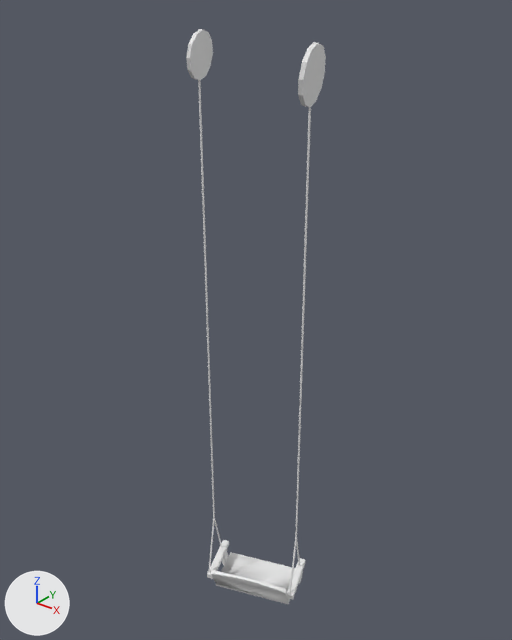
A saved change to the FBX model game/Assets/Art/Models/swing.fbx.
Both versions are drawn from a camera (50 mm lens) standing at (18.98, -4.29, 37.05) and looking at (11.79, 4.69, 31.48). The axes (+X, +Y, +Z) are drawn at lower left. The lights are the same throughout.

Names of what the first picture shows: 'Base', 'Rope'.
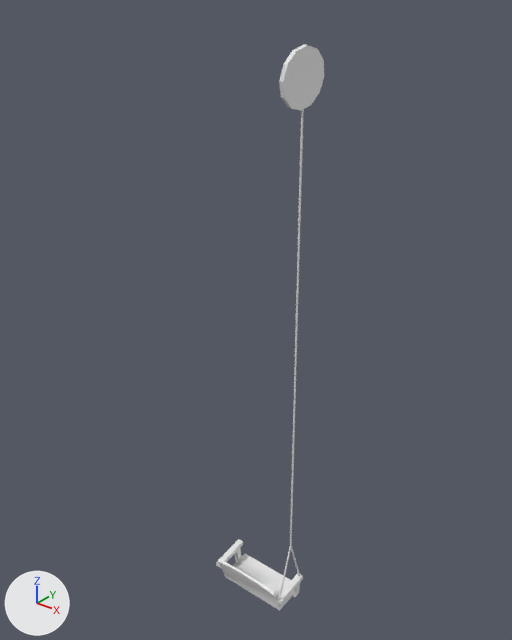
Patch to the scene script:
```diff
--- a/game/Assets/Art/Models/swing.fbx.py
+++ b/game/Assets/Art/Models/swing.fbx.py
@@ me_cube_022 @@
 me_cube_022.from_pydata(...)  # 88 vertices, 65 faces; spans x 10.94..13.02, y 3.63..5.29, z 25.36..26.1
 # used by ob_base; location = (0.0, 0.0, 0.0)
+# me_cube_022 part 9: the whole mesh is multiplied about its middle by the matrix ((0.868, 0.311, 0.0), (-0.268, 0.747, 0.0), (0.0, 0.0, 1.0)), then moved by (-11.99, -4.5, -25.67)
 me_cube_022.materials.append(mat_swing)
@@ me_cylinder_003 @@
 me_cylinder_003.from_pydata(...)  # 144 vertices, 76 faces; spans x 11.01..13.03, y 3.73..5.08, z 25.78..36.34
 # used by ob_rope; location = (0.0, 0.0, 0.0)
+# me_cylinder_003 part 1: the loose piece of 24 vertices spanning x 12.72..13.03, y 4.19..5.08, z 35.31..36.2 is turned -19.5 degrees about the z axis through its middle, then moved by (-12.03, -4.77, -25.68)
+# me_cylinder_003 part 2: the loose piece of 16 vertices spanning x 12.79..12.95, y 4.35..4.72, z 25.78..26.98 is turned -19.5 degrees about the z axis through its middle, then moved by (-12.07, -4.76, -25.68)
+# me_cylinder_003 part 3: the loose piece of 16 vertices spanning x 12.67..12.82, y 4.69..5.07, z 25.85..26.98 is turned -19.5 degrees about the z axis through its middle, then moved by (-11.94, -4.74, -25.68)
+# me_cylinder_003 part 4: the loose piece of 16 vertices spanning x 12.79..12.83, y 4.68..4.72, z 26.96..36.04 is moved by (-12.01, -4.75, -25.68)
+# me_cylinder_003 part 5: the loose piece of 24 vertices spanning x 11.07..11.31, y 3.73..4.45, z 35.61..36.34 is deleted
+# me_cylinder_003 part 6: the loose piece of 16 vertices spanning x 11.14..11.3, y 3.74..4.12, z 25.78..26.98 is deleted
+# me_cylinder_003 part 7: the loose piece of 16 vertices spanning x 11.14..11.18, y 4.07..4.11, z 26.96..36.04 is deleted
+# me_cylinder_003 part 8: the loose piece of 16 vertices spanning x 11.01..11.17, y 4.08..4.46, z 25.85..26.98 is deleted
 me_cylinder_003.materials.append(mat_rope)
@@ ob_base @@
 ob_base = bpy.data.objects.new('Base', me_cube_022)
-ob_base.location = (0.0, 0.0, 0.0)
+ob_base.location = (12.06, 4.49, 25.67)
@@ ob_rope @@
 ob_rope = bpy.data.objects.new('Rope', me_cylinder_003)
-ob_rope.location = (0.0, 0.0, 0.0)
+ob_rope.location = (12.06, 4.49, 25.67)
```

Boxes (x1, y1, x2, y2) around the edits, measured in the pictures (512 x 640 px; the box of a moved part takes in the faces that stretch with it):
'Rope', reshaped, moved (67% narrower): before (186, 29, 326, 594); after (278, 45, 324, 602)
'Base', reshaped, moved (11% narrower, 11% taller): before (207, 540, 305, 604); after (216, 539, 303, 610)
part 1 of me_cylinder_003, moved or reshaped: before (298, 42, 326, 107); after (279, 45, 324, 111)
part 2 of me_cylinder_003, moved or reshaped: before (289, 537, 297, 594); after (278, 546, 291, 602)
part 3 of me_cylinder_003, moved or reshaped: before (296, 541, 300, 566); after (291, 546, 300, 576)
part 4 of me_cylinder_003, moved or reshaped: before (295, 107, 311, 537); after (290, 109, 304, 546)
part 5 of me_cylinder_003, deleted: before (186, 29, 213, 80)
part 6 of me_cylinder_003, deleted: before (208, 518, 215, 573)
part 7 of me_cylinder_003, deleted: before (198, 80, 215, 518)
part 8 of me_cylinder_003, deleted: before (214, 520, 222, 547)
